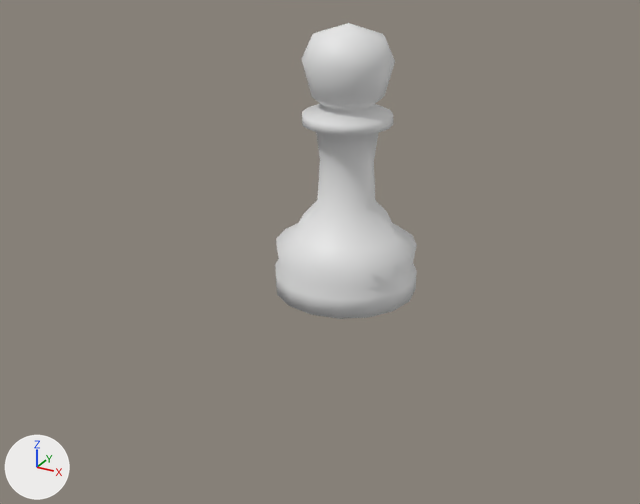
The Blender file assets/models/scene.blend as it was, and as the next commit left it.
Before and after are seen from a camera (50 mm lens) standing at (6.77, -13.28, 7.42) and looking at (-0.13, -0.74, 1.15). Arrows for +X, +Y and +Z are at lower left; the lights stay in place.

The first picture shows 'Pawn'.
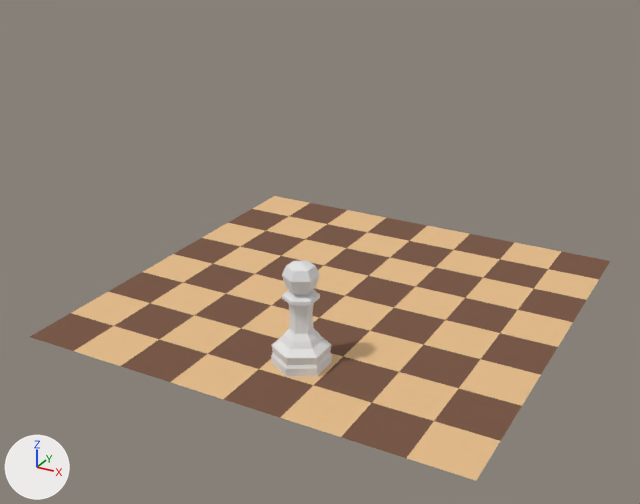
Commit message: Added pawn

What changed in the scene script:
```text
Change me_plane_002:
    used by ob_pawn; location = (0.0, 0.0, 0.0)
    remove me_plane_002.from_pydata(...)  # 19 vertices, 0 faces, 18 loose edges; spans x 0.0, y -1.31..0.0, z 0.2..5.0
    add me_plane_002.from_pydata(...)  # 114 vertices, 204 faces; spans x -0.28..0.28, y -0.33..0.33, z 0.0..1.2
    me_plane_002 part 1: the whole mesh is rebuilt
Change ob_board:
    remove ob_board.hide_set(True)
Change ob_pawn:
    remove _m = ob_pawn.modifiers.new('Screw', 'SCREW')
    ob_pawn.location: (0.0, 0.0, 0.0) -> (0.5, -2.5, 0.0)
    ob_pawn.scale: (1.0, 1.0, 1.0) -> (1.5, 1.5, 1.5)
```

Pixel boxes (x1, y1, x2, y2) of what changed, in the pictures (640 x 504 px):
'Board', shown (beige): after (30, 196, 610, 481)
'Pawn', reshaped, moved, rescaled, modifiers changed (57% narrower, 61% shorter): before (275, 23, 417, 319); after (271, 261, 332, 377)
part 1 of me_plane_002, built on: after (271, 261, 332, 377)
